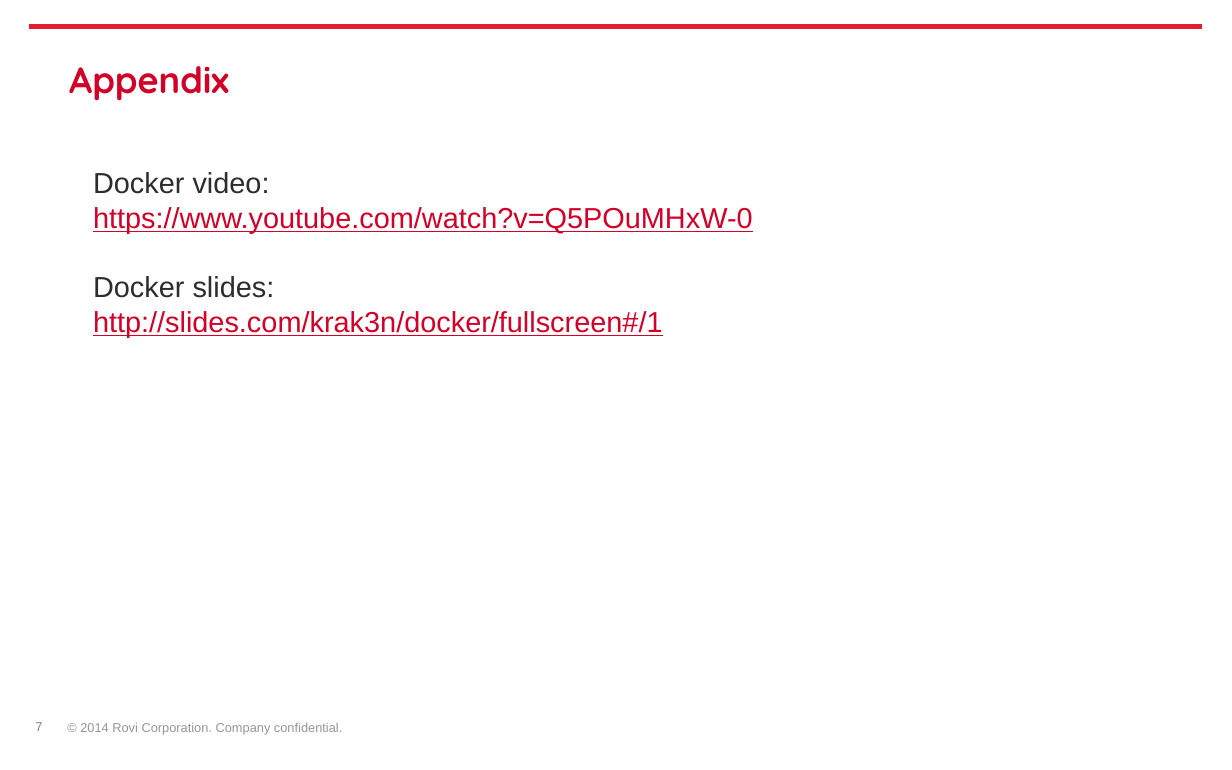
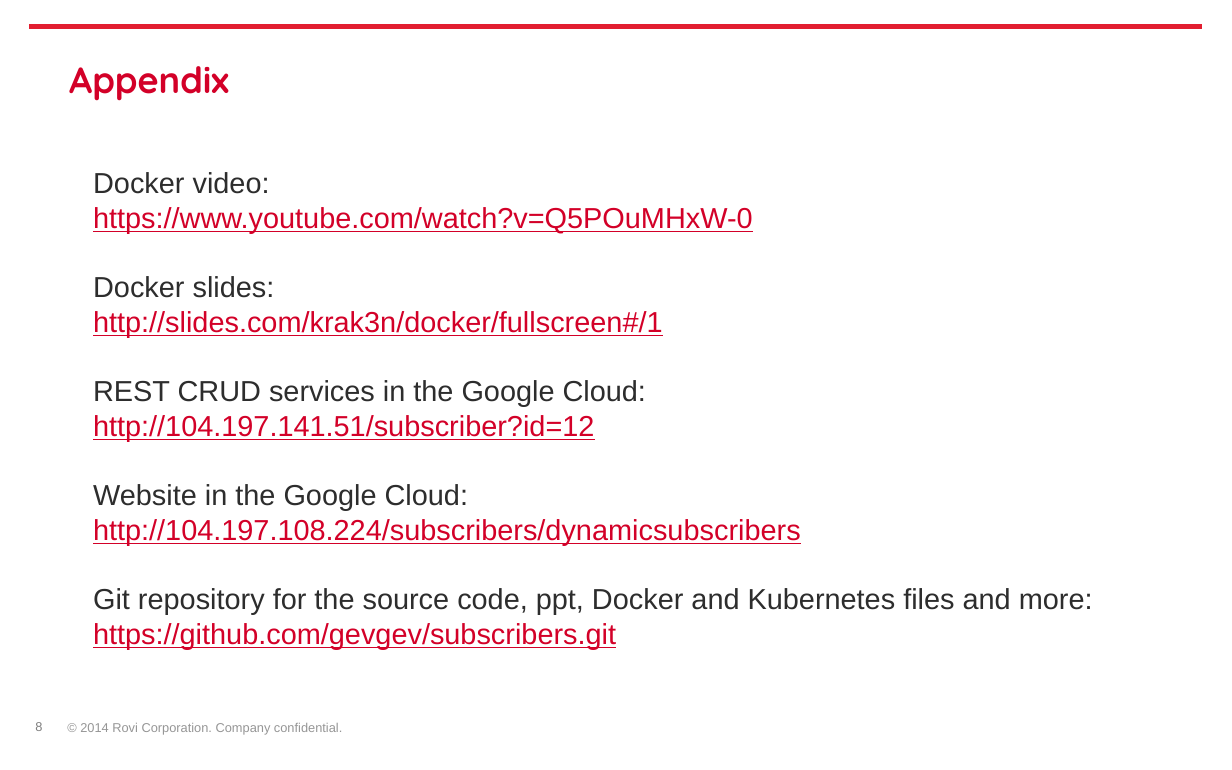
Before and after one commit to gevgev/subscribers, a slide deck: slide 8 of docker-kubernetes-intro.pptx (slide 7 before the commit). Drawn at 1232x770 pixels with LibreOffice and Linux fonts; fonts in the diff are those of the drawing; background and template pictures are left out. Boxes give left, top, right and bottom in pixels: in the first picture for what was removed or moved away, otherwise in the second. Text is boxed around its words. In the diff, an @@ line names an element or a change of style, - is before the commit and + after.

```diff
--- a/docker-kubernetes-intro.pptx
+++ b/docker-kubernetes-intro.pptx
@@ text at (93,380,1093,650): paragraphs added @@
+REST CRUD services in the Google Cloud:
+http://104.197.141.51/subscriber?id=12
+Website in the Google Cloud:
+http://104.197.108.224/subscribers/dynamicsubscribers
+Git repository for the source code, ppt, Docker and Kubernetes files and more:
+https://github.com/gevgev/subscribers.git
@@ page number at (35,722,42,731): text changed @@
-7
+8
```
Also in this commit, not shown: 1 slide added, 34 other files.
